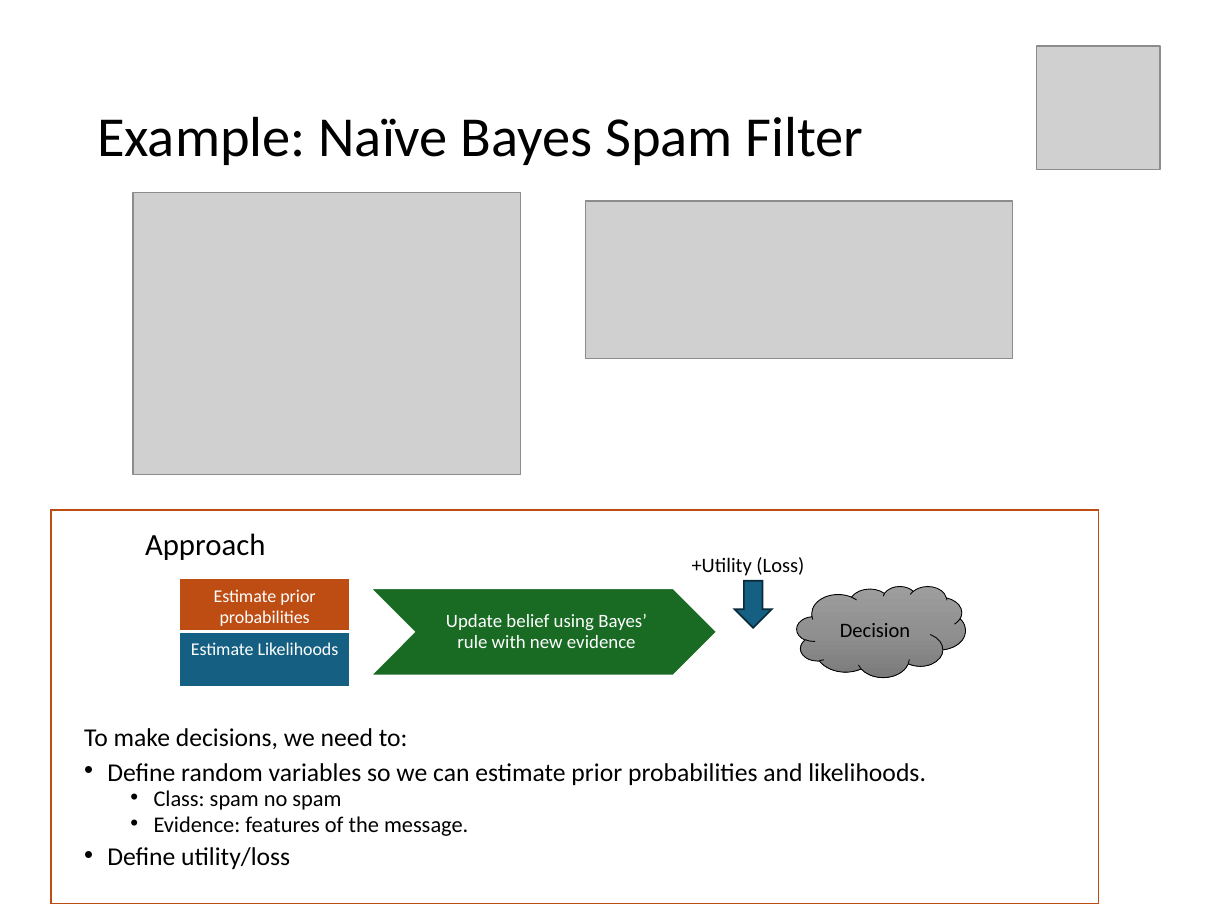
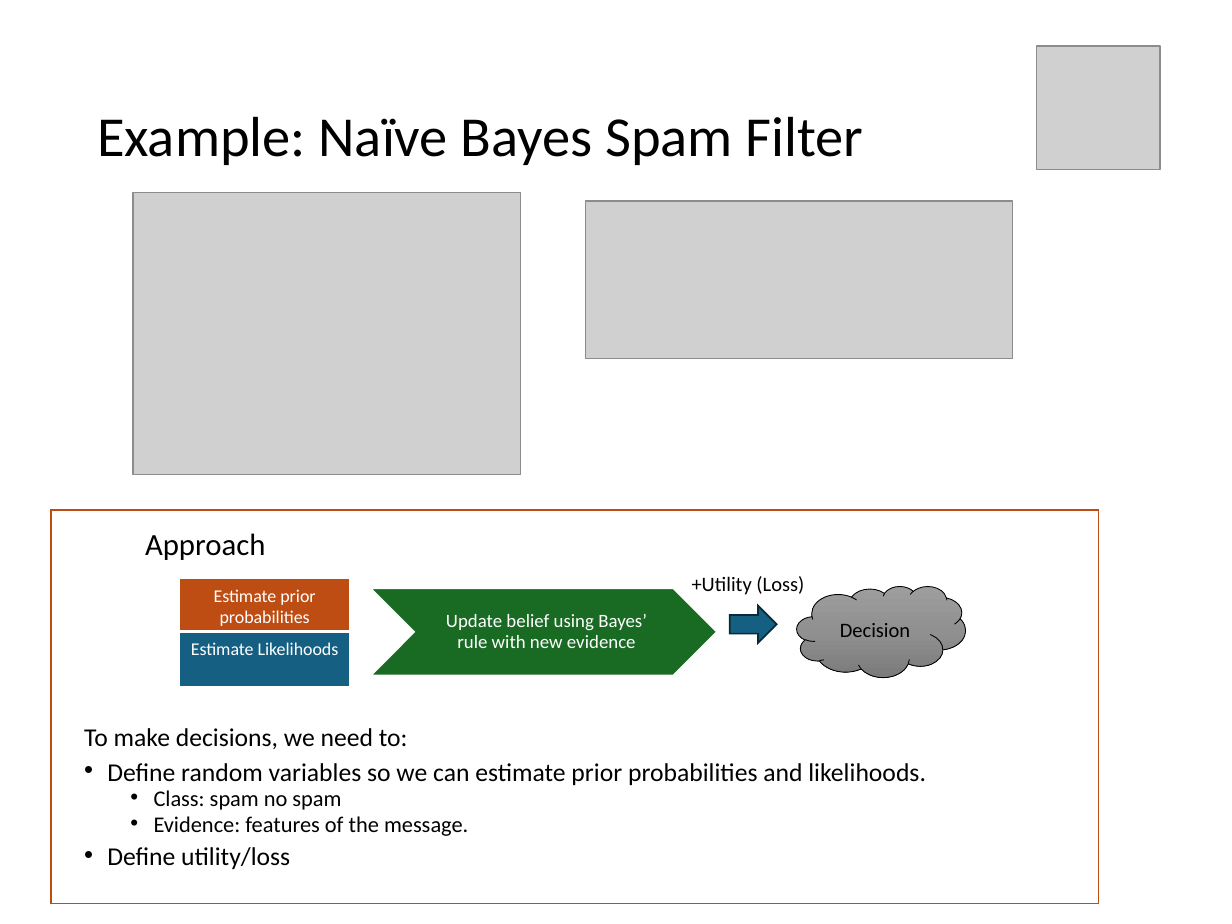
Before and after one commit to mhahsler/CS7320-AI, a slide deck: slide 31 of slides/12_uncertainty.pptx. Drawn at 1232x924 pixels with LibreOffice and Linux fonts; fonts in the diff are those of the drawing; grey boxes stand for pictures. Boxes give left, top, right and bottom in pixels: in the first picture for what was removed or moved away, otherwise in the second. Text is boxed around its words. In the diff, an @@ line names an element or a change of style, - is before the commit and + after.

```diff
--- a/slides/12_uncertainty.pptx
+++ b/slides/12_uncertainty.pptx
@@ text "+Utility (Loss)": place and size @@
-text "+Utility (Loss)" at box(692, 557, 804, 576)
+text "+Utility (Loss)" at box(692, 576, 804, 595)
@@ down arrow at box(729, 606, 776, 643): rotation 0 to 270 degrees @@
```
Also in this commit, not shown: 6 other slides changed, 1 other file.
